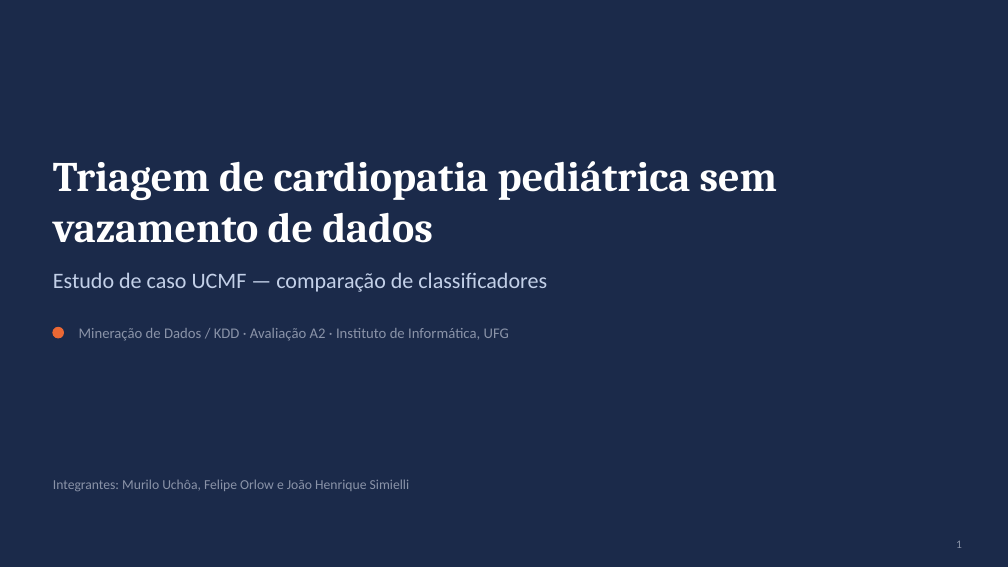
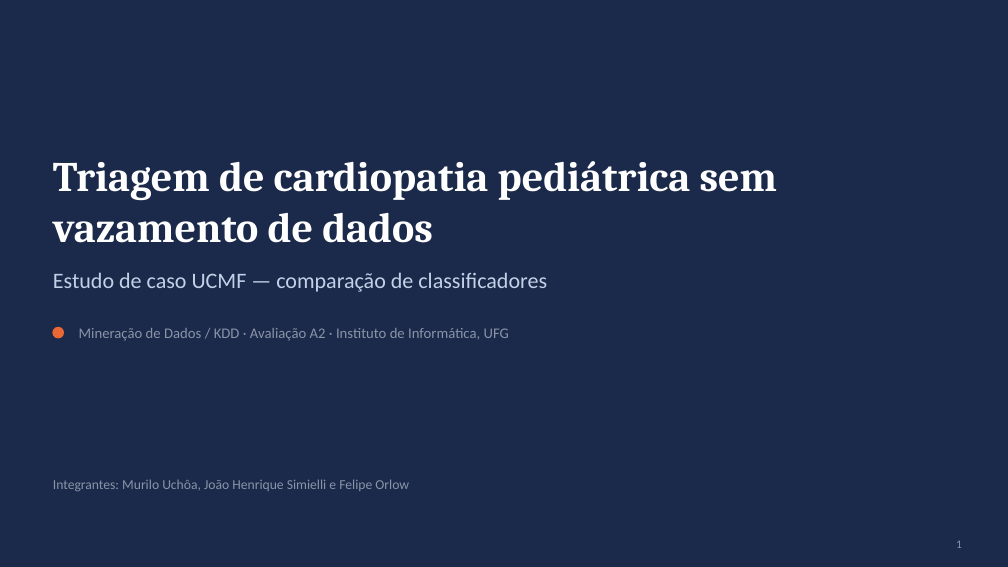
Before and after one commit to Murilo-Uchoa/mineracao-triagem-cardiopatia, a slide deck: slide 1 of slides/Apresentacao_A2.pptx. Drawn at 1008x567 pixels with LibreOffice and Linux fonts; fonts in the diff are those of the drawing. Boxes give left, top, right and bottom in pixels: in the first picture for what was removed or moved away, otherwise in the second. Text is boxed around its words. In the diff, an @@ line names an element or a change of style, - is before the commit and + after.

Commit message:
Ordena os integrantes: Murilo Uchôa, João Henrique Simielli e Felipe Orlow

```diff
--- a/slides/Apresentacao_A2.pptx
+++ b/slides/Apresentacao_A2.pptx
@@ text at (53,479,409,491): text changed @@
-Integrantes: Murilo Uchôa, Felipe Orlow e João Henrique Simielli
+Integrantes: Murilo Uchôa, João Henrique Simielli e Felipe Orlow
```
Also in this commit, not shown: 5 other files.
